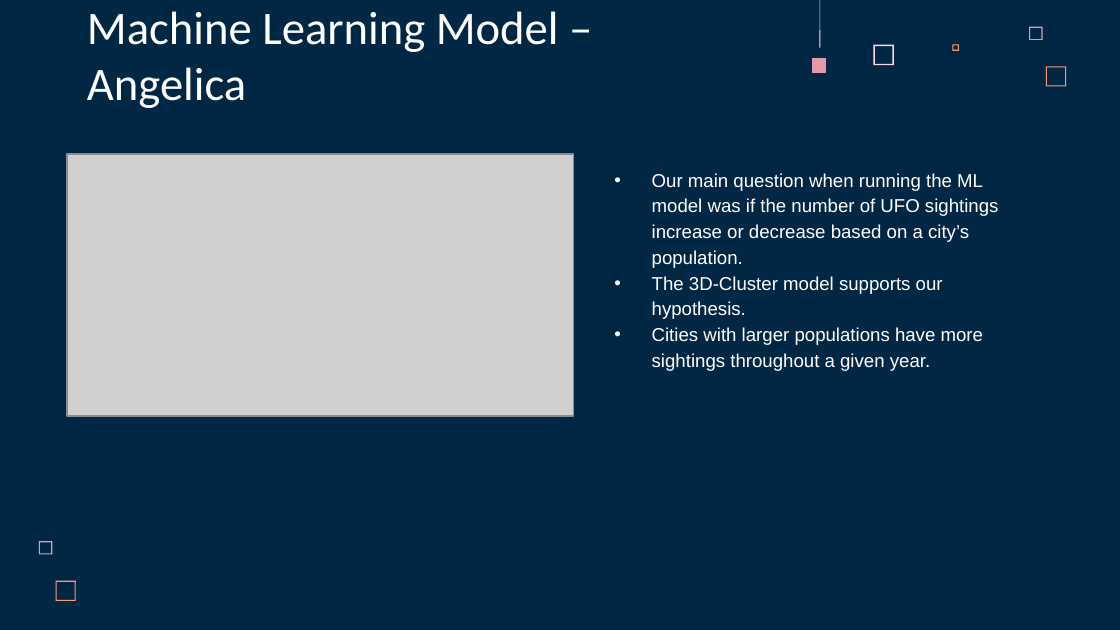
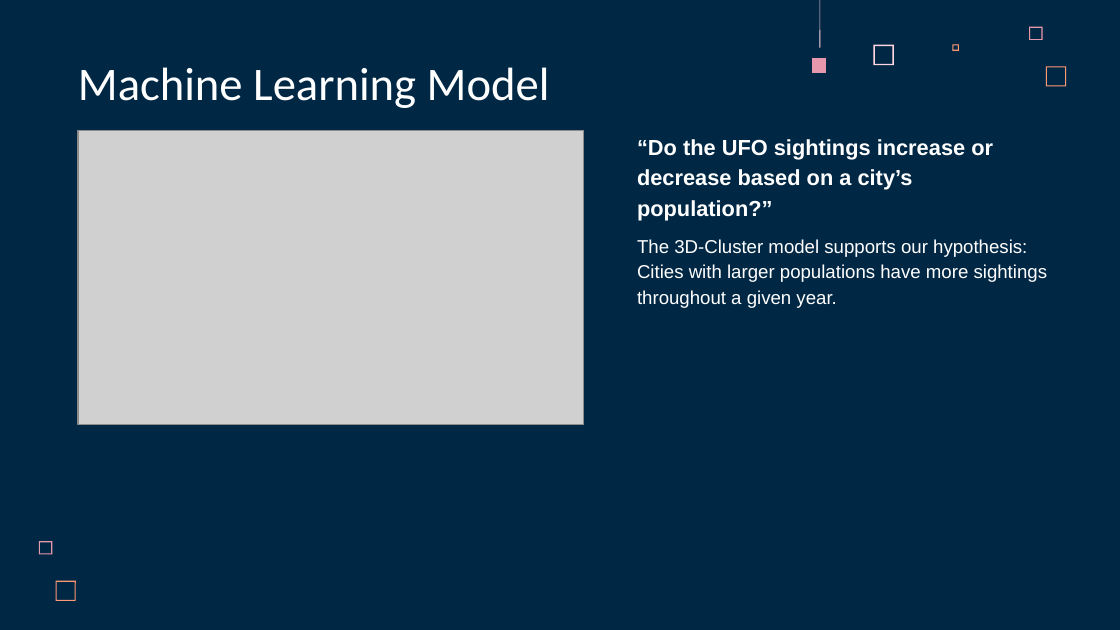
Before and after one commit to acegal1/Group1_Final_Project, a slide deck: slide 10 of _Group 1 Final Project Presentation - UFO Sightings in Arizona.pptx (slide 15 before the commit). Drawn at 1120x630 pixels with LibreOffice and Linux fonts; fonts in the diff are those of the drawing; grey boxes stand for pictures. Boxes give left, top, right and bottom in pixels: in the first picture for what was removed or moved away, otherwise in the second. Text is boxed around its words. In the diff, an @@ line names an element or a change of style, - is before the commit and + after.

```diff
--- a/_Group 1 Final Project Presentation - UFO Sightings in Arizona.pptx
+++ b/_Group 1 Final Project Presentation - UFO Sightings in Arizona.pptx
@@ title at bbox=[78, 67, 550, 108]: text changed @@
-Machine Learning Model – Angelica
+Machine Learning Model
@@ text "“Do the UFO sightings increase ...": place and size @@
-text "“Do the UFO sightings increase ..." at bbox=[652, 173, 999, 371]
+text "“Do the UFO sightings increase ..." at bbox=[637, 139, 1048, 308]
@@ picture: place and size @@
-picture at bbox=[67, 153, 573, 416]
+picture at bbox=[78, 131, 585, 426]
@@ text at bbox=[637, 139, 1027, 257]: text changed; size 12 to 14 pt; bold on @@
-• Our main question when running the ML model was if the number of UFO sightings increase or decrease based on a city’s population.
-• The 3D-Cluster model supports our hypothesis.
+“Do the UFO sightings increase or decrease based on a city’s population?”
+The 3D-Cluster model supports our hypothesis:
@@ text at bbox=[637, 264, 1048, 308]: bullet • to none @@
```
Also in this commit, not shown: 10 other slides changed, 4 slides added, 10 slides removed.
